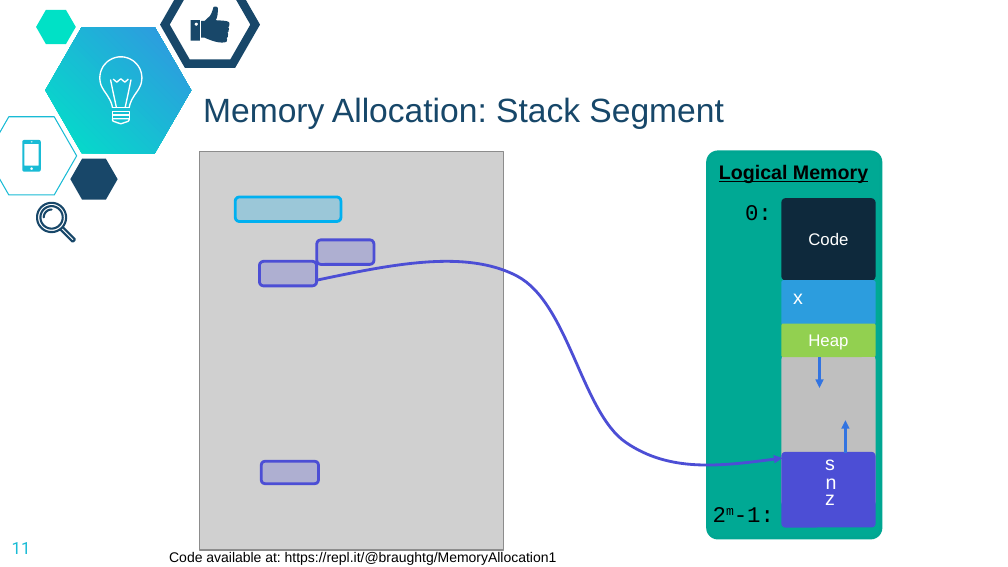
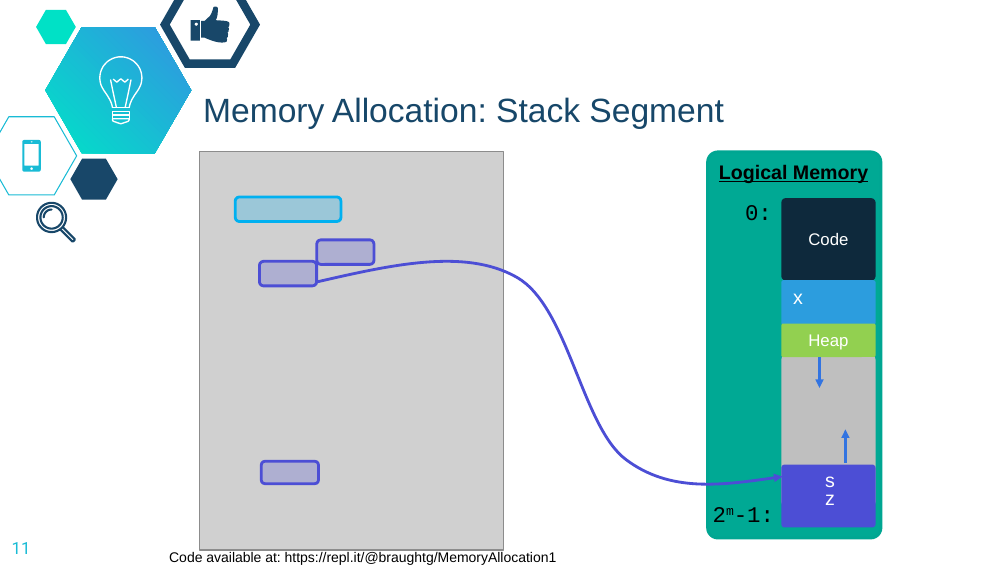
Before and after one commit to dickinson-comp256/COMP256, a slide deck: slide 11 of docs/slides/23-S-LogicalMemory.pptx. Drawn at 1008x567 pixels with LibreOffice and Linux fonts; fonts in the diff are those of the drawing; grey boxes stand for pictures; background and template pictures are left out. Boxes give left, top, right and bottom in pixels: in the first picture for what was removed or moved away, otherwise in the second. Text is boxed around its words. In the diff, an @@ line names an element or a change of style, - is before the commit and + after.

```diff
--- a/docs/slides/23-S-LogicalMemory.pptx
+++ b/docs/slides/23-S-LogicalMemory.pptx
@@ freeform shape resized from (x1=317, y1=261, x2=782, y2=465) to (x1=317, y1=261, x2=782, y2=484) @@
@@ arrow moved from (846, 454) - (846, 420) to (846, 463) - (846, 429) @@
@@ rounded rectangle resized from (x1=781, y1=452, x2=875, y2=527) to (x1=781, y1=465, x2=875, y2=527) @@
@@ text "s" moved from (x1=825, y1=459, x2=835, y2=470) to (x1=825, y1=476, x2=835, y2=487) @@
@@ text removed at (x1=826, y1=478, x2=837, y2=489) @@
-n
```
Also in this commit, not shown: 3 other slides changed.
